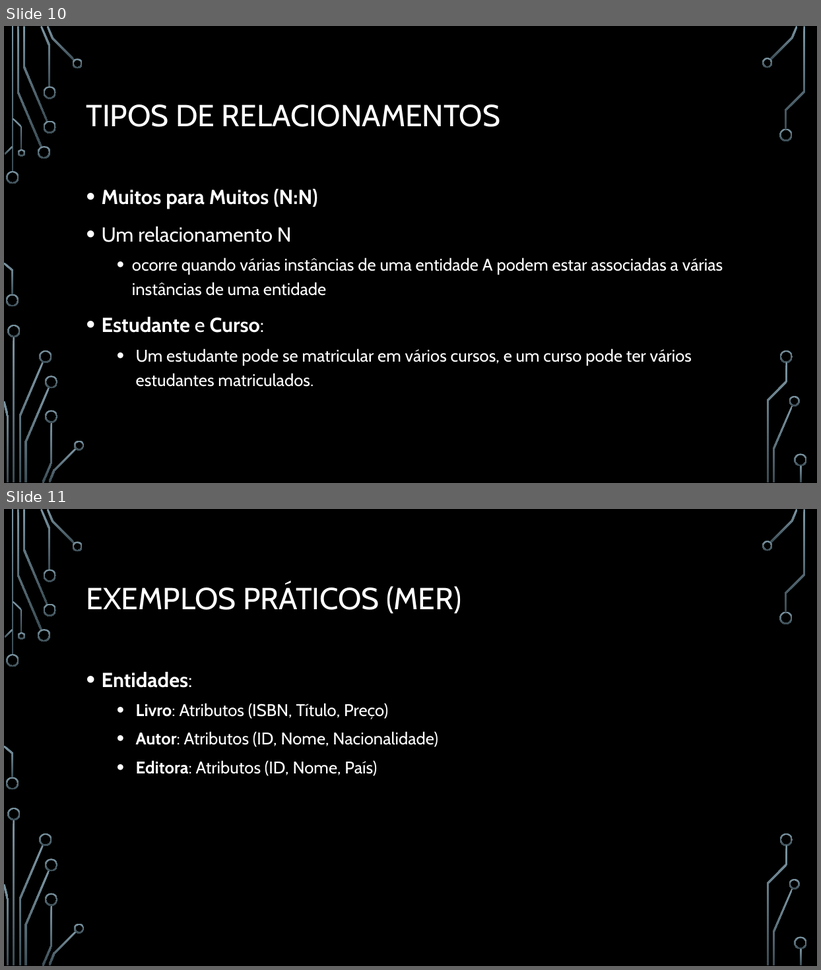
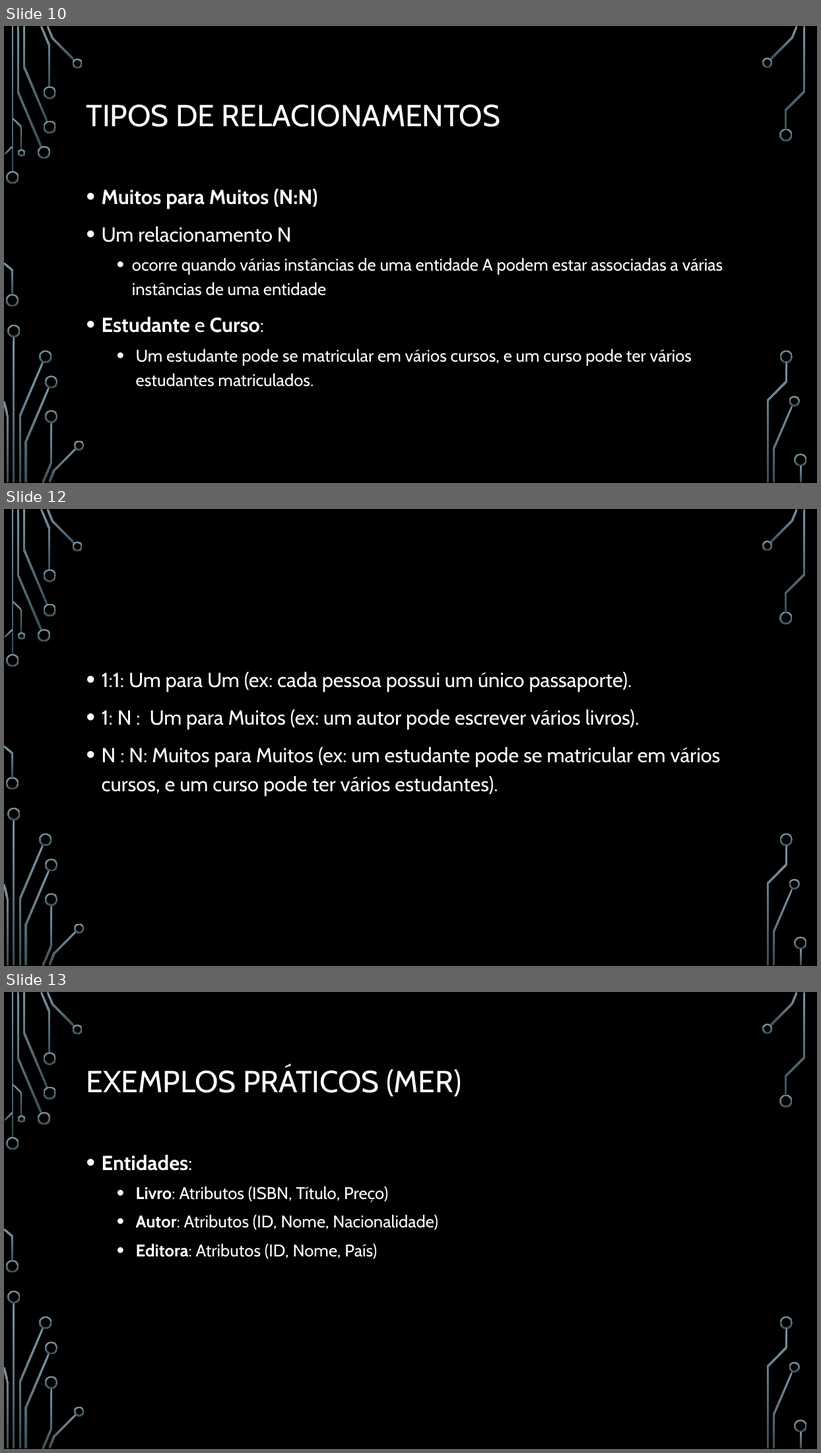
Before and after one commit to luisfernandospoljaric/SENAI2024, a slide deck: Julia Calhau/Bancos de Dados/Aula 3/MER e DER e Relacionamentos .pptx. Shown one above the other, each under a label of ours: slides 10 and 11 before the commit, slides 10, 12 and 13 after it; the slides between them are not shown. The pictures are 821x970 and 821x1453 pixels, drawn with LibreOffice and Linux fonts; fonts in the diff are those of the drawing; background and template pictures are left out. Boxes give left, top, right and bottom in pixels: in the first picture for what was removed or moved away, otherwise in the second. Text is boxed around its words. In the diff, an @@ line names an element or a change of style, - is before the commit and + after.

Commit message:
att

```diff
--- a/Julia Calhau/Bancos de Dados/Aula 3/MER e DER e Relacionamentos .pptx
+++ b/Julia Calhau/Bancos de Dados/Aula 3/MER e DER e Relacionamentos .pptx
@@ slide 12 added at (4, 509, 817, 966), background picture (left out); not listed: 36 template elements that a slide beside it also shows @@
@@ text added at (102, 672, 721, 796), 24 pt, text #FFFFFF @@
+• 1:1: Um para Um (ex: cada pessoa possui um único passaporte).
+• 1: N : Um para Muitos (ex: um autor pode escrever vários livros).
+• N : N: Muitos para Muitos (ex: um estudante pode se matricular em vários cursos, e um curso pode ter vários estudantes).
@@ what was slide 11 is now slide 13 @@
```
Also in this commit, not shown: 1 other slide added.
